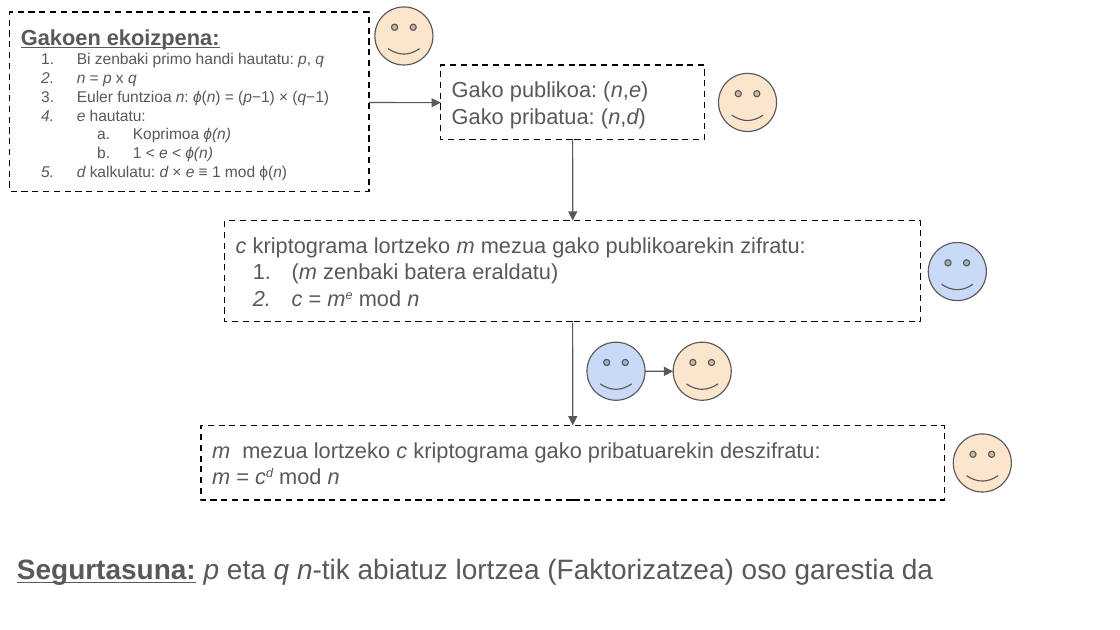
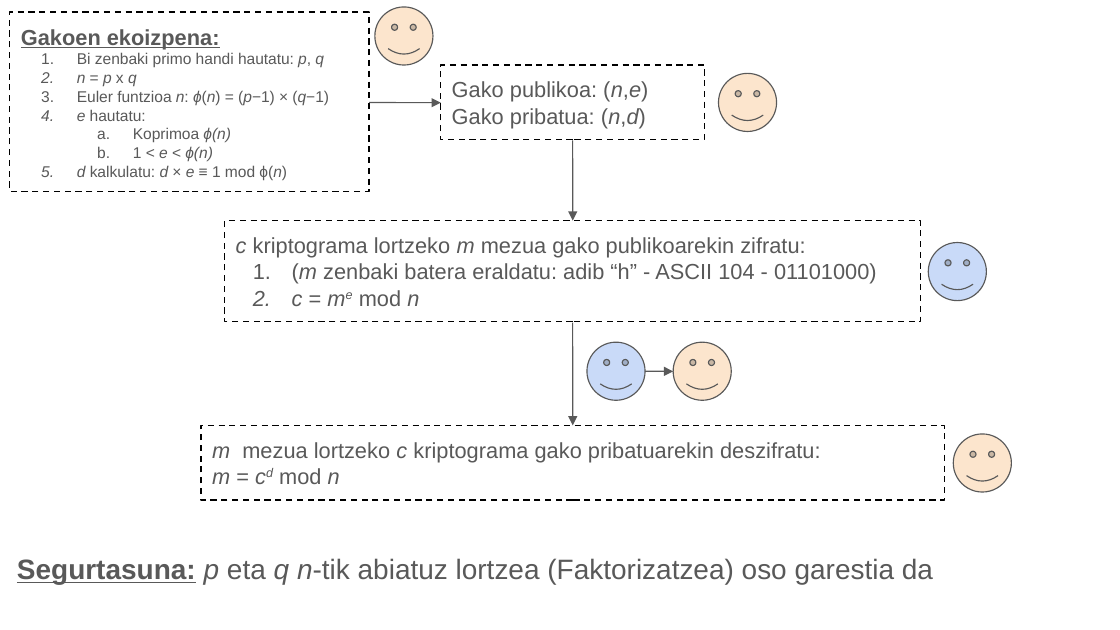
Before and after one commit to mikel-egana-aranguren/EHU-SGSSI-01, a slide deck: slide 4 of Cifrado_asimetrico/pictures-sgssi-01/Diffie hellman RSA.odp. Drawn at 1120x630 pixels with LibreOffice and Linux fonts; fonts in the diff are those of the drawing. Boxes give left, top, right and bottom in pixels: in the first picture for what was removed or moved away, otherwise in the second. Text is boxed around its words. In the diff, an @@ line names an element or a change of style, - is before the commit and + after.

```diff
--- a/Cifrado_asimetrico/pictures-sgssi-01/Diffie hellman RSA.odp
+++ b/Cifrado_asimetrico/pictures-sgssi-01/Diffie hellman RSA.odp
@@ text in rectangle at (x1=292, y1=263, x2=877, y2=284): text changed @@
-1. (m zenbaki batera eraldatu)
+1. (m zenbaki batera eraldatu: adib “h” - ASCII 104 - 01101000)
```
Also in this commit, not shown: 5 other files.
